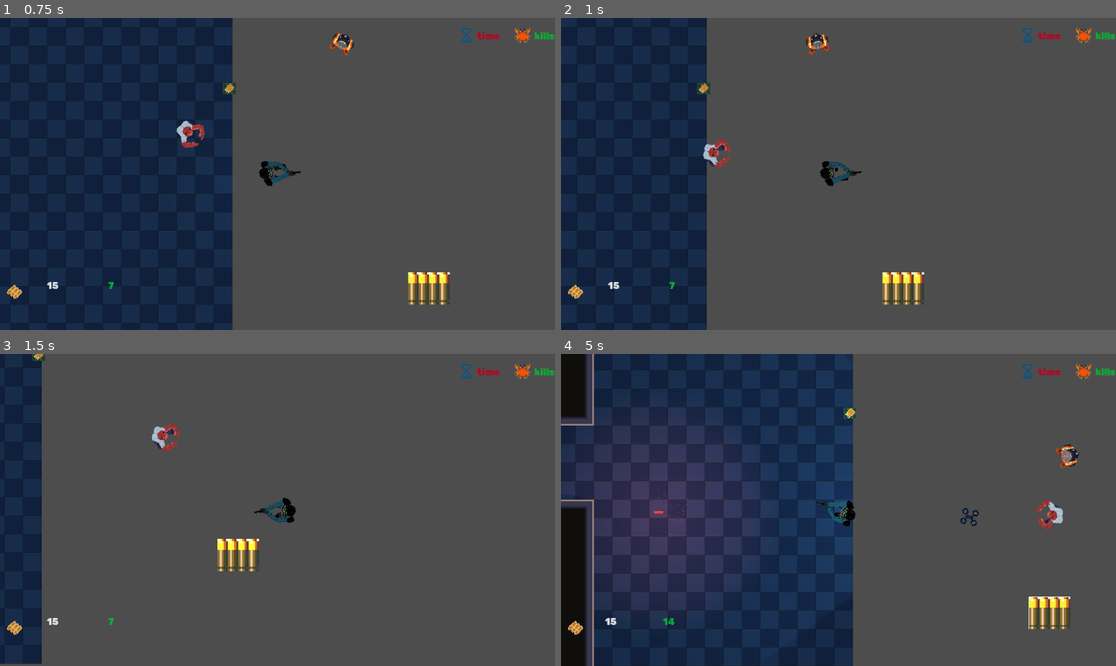
Above: before the commit, frames 1-4 (two rows, left to right).
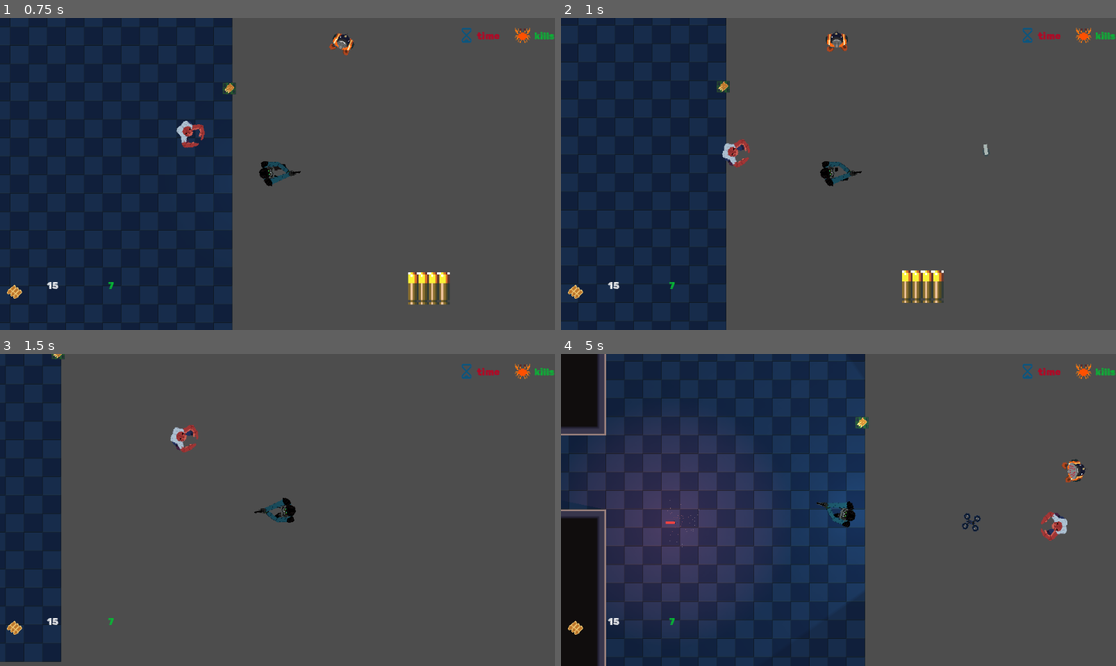
Above: after the commit, the same moments.

Repository: Fulgurata/Antibody
Game: Godot game, scene res://scenes/levels/level_one/LevelOne.tscn
Same seed, same stepped clock (60 frames per second), same inputs: the game is played once before the commit and once after it. This scene is started directly instead of the project's main scene. Sound files missing from this copy of the repository are replaced by a short silence.
Inputs (mouse positions are in pixels of both pictures, inside the frame that each line leads up to):
- Up to frame 1 (0.75 s): move the mouse to (399, 158) at 0.52 s; hold D (move_right) from 0.53 s (still down); hold E (interact) from 0.53 s (still down)
- Up to frame 2 (1 s): keep holding D (move_right); keep holding E (interact); tap Space (throw_knife, bound only after the commit) at 0.8 s
- Up to frame 3 (1.5 s): move the mouse to (166, 525) at 1.27 s; release D (move_right) at 1.28 s; release E (interact) at 1.28 s; hold S (move_down) from 1.28 s (still down); tap Space (throw_knife, bound only after the commit) at 1.35 s
- Up to frame 4 (5 s): tap E (interact) at 1.55, 3.05, 4.35 s; move the mouse to (894, 441) at 2.02 s; release S (move_down) at 2.03 s; hold D (move_right) 2.03-2.78 s; tap Shift (dodge) at 2.1 s; tap Space (throw_knife, bound only after the commit) at 2.3, 3.8 s; move the mouse to (810, 572) at 2.77 s; hold W (move_up) 2.78-3.53 s; tap Q (flare) at 2.85 s; move the mouse to (1005, 556) at 3.52 s; hold A (move_left) from 3.53 s (still down); tap 1 (give_ammo_dev) at 3.6 s; tap R (reload) at 4.15 s; move the mouse to (672, 463) at 4.27 s

Frame 1 is identical in both runs. In frame 2, 6.0% of the frame differs, in the area x 0-77%, y 0-100%; in frame 3, 5.1%; in frame 4, 9.8%, in the area x 0-95%, y 0-100%.
Error before the commit: Cannot call method 'play' on a null value. (res://scripts/pickups/ammo_pickup_gun.gd:20)

Commit message:
massive W
enemy 2 score fixed
added knife
interaction fixed
level trans fixed
ammo pick ups fixed
reduced camera shake

Diff:
--- /dev/null
+++ b/ammo_pickup.gd
@@ -0,0 +1,20 @@
+extends Area2D
+
+@export var ammo_type: String = "gun"  # Ammo type: "gun", "shotgun", or "assault_rifle"
+@export var ammo_amount: int = 7       # Ammo amount to give (e.g., magazine size)
+@onready var ammo_pickup_sound: AudioStreamPlayer2D = $ammo_pickup_sound
+
+var picked_up: bool = false
+
+func _on_area_entered(area: Area2D) -> void:
+	if picked_up == false:
+		if area.is_in_group("player"):
+			var gun: Node2D = get_tree().get_current_scene().find_child("Player").find_child("Gun")
+			#print("Adding ammo:", ammo_type, ammo_amount)
+			gun._on_ammo_pickup(ammo_type, ammo_amount) #Call add_ammo on the gun script
+			picked_up = true
+			ammo_pickup_sound.play()
+			await ammo_pickup_sound.finished
+			queue_free()  # Remove the pickup
+		else:
+			print("No gun script found on", area.name)
--- a/globals/EndLevel.tscn
+++ b/globals/EndLevel.tscn
@@ -8,6 +8,8 @@
 script = ExtResource("1_ft524")
 
 [node name="TransitionArea" type="Area2D" parent="."]
+collision_layer = 0
+collision_mask = 4
 
 [node name="TransitionCollision" type="CollisionShape2D" parent="TransitionArea"]
 position = Vector2(90.2781, 87.0599)
--- a/globals/end_level.gd
+++ b/globals/end_level.gd
@@ -1,20 +1,28 @@
 extends Node2D
 
 
-var NextLevel: String = "res://scenes/levels/Level2/level_2.tscn"
+var NextLevel: String = ""
 @onready var fader = get_tree().get_current_scene().find_child("Fade_Transition")
 @onready var faderanim = get_tree().get_current_scene().find_child("AnimationPlayer")
 @onready var fadetimer = get_tree().get_current_scene().find_child("EndLevelTimer")
+@onready var current_path = get_tree().get_current_scene().scene_file_path
 
 
 func _on_end_level_timer_timeout() -> void:
+	if current_path == "res://scenes/levels/top_side_level/top_side_level.tscn":
+		NextLevel = "res://scenes/levels/Level2/level_2.tscn"
+	elif current_path == "res://scenes/levels/Level2/level_2.tscn":
+		NextLevel = "res://scenes/levels/level_4/level_4.tscn"
+	elif current_path == "res://scenes/levels/level_4/level_4.tscn":
+		pass
 	print("congrats, next level")
 	get_tree().change_scene_to_file(NextLevel)
+	print(NextLevel)
 
 
 func _on_transition_area_area_entered(area: Area2D) -> void:
 	if area.is_in_group("player"):
-		var current_path: String = get_tree().get_current_scene().scene_file_path
+		current_path = get_tree().get_current_scene().scene_file_path
 		GameState.last_scene_path = current_path
 		fader.show()
 		faderanim.play("fade_out")
--- a/project.godot
+++ b/project.godot
@@ -106,6 +106,11 @@
 "events": [Object(InputEventKey,"resource_local_to_scene":false,"resource_name":"","device":-1,"window_id":0,"alt_press …(192 unchanged characters)…
 ]
 }
+throw_knife={
+"deadzone": 0.5,
+"events": [Object(InputEventKey,"resource_local_to_scene":false,"resource_name":"","device":-1,"window_id":0,"alt_pressed":false,"shift_pressed":false,"ctrl_pressed":false,"meta_pressed":false,"pressed":false,"keycode":0,"physical_keycode":32,"key_label":0,"unicode":32,"location":0,"echo":false,"script":null)
+]
+}
 
 [layer_names]
 
--- a/scenes/characters/enemy_one/Enemy.tscn
+++ b/scenes/characters/enemy_one/Enemy.tscn
@@ -737,6 +737,7 @@
 bus = &"SFX"
 
 [node name="interaction_area" parent="." instance=ExtResource("22_ago3p")]
+collision_mask = 0
 action_name = "kill"
 
 [node name="CollisionShape2D" type="CollisionShape2D" parent="interaction_area"]
--- a/scenes/characters/player/Player.tscn
+++ b/scenes/characters/player/Player.tscn
@@ -12,6 +12,7 @@
 [ext_resource type="Script" path="res://scripts/characters/player_scripts/state_machine/shooting_state.gd" id="6_pl56b"]
 [ext_resource type="Texture2D" uid="uid://bpskldhrfpk0u" path="res://scenes/characters/player/player_sprites/handgunplayer.png" id="7_34kgv"]
 [ext_resource type="Script" path="res://scripts/characters/player_scripts/state_machine/dodging_state.gd" id="7_prutj"]
+[ext_resource type="Texture2D" uid="uid://dcveepobrhyek" path="res://scenes/knife/player_throw.png" id="8_4hs3y"]
 [ext_resource type="Script" path="res://scripts/characters/player_scripts/state_machine/melee_atk_state.gd" id="8_gawsi"]
 [ext_resource type="Texture2D" uid="uid://814a3odbw3o" path="res://scenes/characters/player/player_sprites/Player-RifleWalk.png" id="8_iw8u2"]
 [ext_resource type="Texture2D" uid="uid://b504ew7falbs7" path="res://scenes/characters/player/player_sprites/Player-ShotgunWalk.png" id="9_ftp26"]
@@ -235,9 +236,29 @@
 "speed": 5.0
 }]
 
+[sub_resource type="CapsuleShape2D" id="CapsuleShape2D_3nvn1"]
+radius = 16.5575
+height = 42.52
+
 [sub_resource type="AtlasTexture" id="AtlasTexture_baew0"]
 atlas = ExtResource("7_34kgv")
 region = Rect2(0, 0, 65, 80)
+
+[sub_resource type="AtlasTexture" id="AtlasTexture_m5mt5"]
+atlas = ExtResource("8_4hs3y")
+region = Rect2(0, 0, 81, 82)
+
+[sub_resource type="AtlasTexture" id="AtlasTexture_20avi"]
+atlas = ExtResource("8_4hs3y")
+region = Rect2(81, 0, 81, 82)
+
+[sub_resource type="AtlasTexture" id="AtlasTexture_ny7sa"]
+atlas = ExtResource("8_4hs3y")
+region = Rect2(162, 0, 81, 82)
+
+[sub_resource type="AtlasTexture" id="AtlasTexture_8txdc"]
+atlas = ExtResource("8_4hs3y")
+region = Rect2(243, 0, 81, 82)
 
 [sub_resource type="AtlasTexture" id="AtlasTexture_350jp"]
 atlas = ExtResource("8_iw8u2")
@@ -256,6 +277,23 @@
 "loop": true,
 "name": &"Handgun",
 "speed": 8.0
+}, {
+"frames": [{
+"duration": 1.0,
+"texture": SubResource("AtlasTexture_m5mt5")
+}, {
+"duration": 1.0,
+"texture": SubResource("AtlasTexture_20avi")
+}, {
+"duration": 1.0,
+"texture": SubResource("AtlasTexture_ny7sa")
+}, {
+"duration": 1.0,
+"texture": SubResource("AtlasTexture_8txdc")
+}],
+"loop": false,
+"name": &"Knife_throw",
+"speed": 14.0
 }, {
 "frames": [{
 "duration": 1.0,
@@ -273,10 +311,6 @@
 "name": &"shotgun",
 "speed": 8.0
 }]
-
-[sub_resource type="CapsuleShape2D" id="CapsuleShape2D_3nvn1"]
-radius = 16.5575
-height = 42.52
 
 [sub_resource type="RectangleShape2D" id="RectangleShape2D_50qrt"]
 size = Vector2(80, 54)
@@ -866,12 +900,6 @@
 speed_scale = 1.7
 metadata/_edit_lock_ = true
 
-[node name="TopPlayerSprite" type="AnimatedSprite2D" parent="."]
-rotation = -1.5708
-sprite_frames = SubResource("SpriteFrames_k6w1e")
-animation = &"Handgun"
-frame_progress = 0.849648
-
 [node name="CollisionShape2D" type="CollisionShape2D" parent="." groups=["player"]]
 visibility_layer = 1029
 position = Vector2(2, 0)
@@ -902,6 +930,13 @@
 
 [node name="Gun" parent="." instance=ExtResource("12_pt774")]
 position = Vector2(39, 5)
+
+[node name="TopPlayerSprite" type="AnimatedSprite2D" parent="."]
+rotation = -1.5708
+sprite_frames = SubResource("SpriteFrames_k6w1e")
+animation = &"Knife_throw"
+frame = 3
+frame_progress = 1.0
 
 [node name="Area2D" type="Area2D" parent="." groups=["player"]]
 visibility_layer = 1025
--- /dev/null
+++ b/scenes/knife/knife.tscn
@@ -0,0 +1,137 @@
+[gd_scene load_steps=19 format=3 uid="uid://csbkpsb3cpgee"]
+
+[ext_resource type="Script" path="res://scripts/knife/knife.gd" id="1_y630t"]
+[ext_resource type="Texture2D" uid="uid://b4o3es0t844bf" path="res://scenes/knife/knifethrow.png" id="2_sblt2"]
+[ext_resource type="Texture2D" uid="uid://dhgwmu7hvg71" path="res://scenes/knife/knife.png" id="3_xpbma"]
+
+[sub_resource type="CircleShape2D" id="CircleShape2D_atde6"]
+radius = 11.0
+
+[sub_resource type="AtlasTexture" id="AtlasTexture_6ju5y"]
+atlas = ExtResource("2_sblt2")
+region = Rect2(0, 0, 32, 32)
+
+[sub_resource type="AtlasTexture" id="AtlasTexture_y65dn"]
+atlas = ExtResource("2_sblt2")
+region = Rect2(32, 0, 32, 32)
+
+[sub_resource type="AtlasTexture" id="AtlasTexture_booxq"]
+atlas = ExtResource("2_sblt2")
+region = Rect2(64, 0, 32, 32)
+
+[sub_resource type="AtlasTexture" id="AtlasTexture_juims"]
+atlas = ExtResource("2_sblt2")
+region = Rect2(96, 0, 32, 32)
+
+[sub_resource type="AtlasTexture" id="AtlasTexture_1uvwh"]
+atlas = ExtResource("2_sblt2")
+region = Rect2(128, 0, 32, 32)
+
+[sub_resource type="AtlasTexture" id="AtlasTexture_fbh6w"]
+atlas = ExtResource("2_sblt2")
+region = Rect2(160, 0, 32, 32)
+
+[sub_resource type="AtlasTexture" id="AtlasTexture_7lxrp"]
+atlas = ExtResource("2_sblt2")
+region = Rect2(192, 0, 32, 32)
+
+[sub_resource type="AtlasTexture" id="AtlasTexture_s7bw0"]
+atlas = ExtResource("2_sblt2")
+region = Rect2(224, 0, 32, 32)
+
+[sub_resource type="AtlasTexture" id="AtlasTexture_2brvf"]
+atlas = ExtResource("2_sblt2")
+region = Rect2(256, 0, 32, 32)
+
+[sub_resource type="AtlasTexture" id="AtlasTexture_prblk"]
+atlas = ExtResource("2_sblt2")
+region = Rect2(288, 0, 32, 32)
+
+[sub_resource type="AtlasTexture" id="AtlasTexture_kaaxc"]
+atlas = ExtResource("2_sblt2")
+region = Rect2(320, 0, 32, 32)
+
+[sub_resource type="SpriteFrames" id="SpriteFrames_xuc40"]
+animations = [{
+"frames": [{
+"duration": 1.0,
+"texture": SubResource("AtlasTexture_6ju5y")
+}, {
+"duration": 1.0,
+"texture": SubResource("AtlasTexture_y65dn")
+}, {
+"duration": 1.0,
+"texture": SubResource("AtlasTexture_booxq")
+}, {
+"duration": 1.0,
+"texture": SubResource("AtlasTexture_juims")
+}, {
+"duration": 1.0,
+"texture": SubResource("AtlasTexture_1uvwh")
+}, {
+"duration": 1.0,
+"texture": SubResource("AtlasTexture_fbh6w")
+}, {
+"duration": 1.0,
+"texture": SubResource("AtlasTexture_7lxrp")
+}, {
+"duration": 1.0,
+"texture": SubResource("AtlasTexture_s7bw0")
+}, {
+"duration": 1.0,
+"texture": SubResource("AtlasTexture_2brvf")
+}, {
+"duration": 1.0,
+"texture": SubResource("AtlasTexture_prblk")
+}, {
+"duration": 1.0,
+"texture": SubResource("AtlasTexture_kaaxc")
+}],
+"loop": true,
+"name": &"knife_thrown",
+"speed": 5.0
+}]
+
+[sub_resource type="RectangleShape2D" id="RectangleShape2D_cmvkn"]
+size = Vector2(29, 33)
+
+[sub_resource type="CircleShape2D" id="CircleShape2D_u8csn"]
+radius = 12.0
+
+[node name="knife" type="CharacterBody2D" groups=["knife"]]
+collision_layer = 256
+motion_mode = 1
+script = ExtResource("1_y630t")
+
+[node name="CollisionShape2D" type="CollisionShape2D" parent="."]
+shape = SubResource("CircleShape2D_atde6")
+
+[node name="AnimatedSprite2D" type="AnimatedSprite2D" parent="."]
+scale = Vector2(3, 3)
+sprite_frames = SubResource("SpriteFrames_xuc40")
+animation = &"knife_thrown"
+frame_progress = 0.177203
+speed_scale = 3.0
+
+[node name="Sprite2D" type="Sprite2D" parent="."]
+visible = false
+scale = Vector2(3, 3)
+texture = ExtResource("3_xpbma")
+
+[node name="knife_pickup" type="Area2D" parent="."]
+collision_layer = 0
+collision_mask = 4
+
+[node name="CollisionShape2D" type="CollisionShape2D" parent="knife_pickup"]
+position = Vector2(-0.5, -1.5)
+shape = SubResource("RectangleShape2D_cmvkn")
+debug_color = Color(0.962072, 1.44392e-06, 0.506698, 0.42)
+
+[node name="Hitbox" type="Area2D" parent="." groups=["bullet", "knife"]]
+collision_layer = 256
+
+[node name="CollisionShape2D" type="CollisionShape2D" parent="Hitbox"]
+shape = SubResource("CircleShape2D_u8csn")
+
+[connection signal="area_entered" from="knife_pickup" to="." method="_on_area_entered"]
+[connection signal="area_exited" from="knife_pickup" to="." method="_on_knife_pickup_area_exited"]
--- a/scenes/pickups/pistol_ammo_pickup.tscn
+++ b/scenes/pickups/pistol_ammo_pickup.tscn
@@ -1,6 +1,6 @@
 [gd_scene load_steps=5 format=3 uid="uid://jghdy6j7wkn3"]
 
-[ext_resource type="Script" path="res://scripts/pickups/ammo_pickup_gun.gd" id="1_3q7cd"]
+[ext_resource type="Script" path="res://scripts/pickups/gun_ammo_pickup.gd" id="1_8pbm0"]
 [ext_resource type="Texture2D" uid="uid://dltsihbec510w" path="res://scenes/pickups/pistol_ammo_pickup.png" id="2_osire"]
 [ext_resource type="AudioStream" uid="uid://daud5nyr6oqgg" path="res://scenes/pickups/ammo_pick_sound.ogg" id="3_b70s7"]
 
@@ -9,7 +9,7 @@
 
 [node name="pistol_ammo" type="Area2D"]
 visibility_layer = 5
-script = ExtResource("1_3q7cd")
+script = ExtResource("1_8pbm0")
 
 [node name="Sprite2D" type="Sprite2D" parent="."]
 position = Vector2(2.38419e-07, 1)
--- a/scenes/pickups/rifle_ammo_pickup.tscn
+++ b/scenes/pickups/rifle_ammo_pickup.tscn
@@ -1,6 +1,6 @@
 [gd_scene load_steps=5 format=3 uid="uid://c6mtvg7bxahma"]
 
-[ext_resource type="Script" path="res://scripts/pickups/ammo_pickup_gun.gd" id="1_wf484"]
+[ext_resource type="Script" path="res://scripts/pickups/rifle_ammo_pickup.gd" id="1_nctp5"]
 [ext_resource type="Texture2D" uid="uid://chlmc6l3ru3y4" path="res://scenes/pickups/rifle_ammo_pickup.png" id="2_yjy35"]
 [ext_resource type="AudioStream" uid="uid://daud5nyr6oqgg" path="res://scenes/pickups/ammo_pick_sound.ogg" id="3_n80dv"]
 
@@ -9,8 +9,7 @@
 
 [node name="rilfe_ammo" type="Area2D"]
 visibility_layer = 5
-script = ExtResource("1_wf484")
-ammo_type = "assault_rifle"
+script = ExtResource("1_nctp5")
 
 [node name="Sprite2D" type="Sprite2D" parent="."]
 position = Vector2(-1, 1)
--- a/scenes/pickups/shotgun_ammo_pickup.tscn
+++ b/scenes/pickups/shotgun_ammo_pickup.tscn
@@ -1,6 +1,6 @@
 [gd_scene load_steps=5 format=3 uid="uid://d0gjul4q40b6x"]
 
-[ext_resource type="Script" path="res://scripts/pickups/ammo_pickup_gun.gd" id="1_dik0v"]
+[ext_resource type="Script" path="res://scripts/pickups/shotgun_ammo_pickup.gd" id="1_nykgi"]
 [ext_resource type="Texture2D" uid="uid://djp7txuhkpsg7" path="res://scenes/pickups/shotgun_ammo_pickup.png" id="2_meg70"]
 [ext_resource type="AudioStream" uid="uid://daud5nyr6oqgg" path="res://scenes/pickups/ammo_pick_sound.ogg" id="3_tmatj"]
 
@@ -9,8 +9,7 @@
 
 [node name="shotgun_ammo" type="Area2D"]
 visibility_layer = 5
-script = ExtResource("1_dik0v")
-ammo_type = "shotgun"
+script = ExtResource("1_nykgi")
 
 [node name="Sprite2D" type="Sprite2D" parent="."]
 position = Vector2(2.38419e-07, 2)
--- a/scenes/pickups/shotgun_pickup.tscn
+++ b/scenes/pickups/shotgun_pickup.tscn
@@ -1,6 +1,6 @@
 [gd_scene load_steps=4 format=3 uid="uid://8bdqdmvwfiu4"]
 
-[ext_resource type="Script" path="res://scripts/pickups/ammo_pickup_gun.gd" id="1_t51ed"]
+[ext_resource type="Script" path="res://scripts/pickups/shotgun_pickup_gun.gd" id="1_jbr41"]
 [ext_resource type="Texture2D" uid="uid://b0h8u5qpwge02" path="res://scenes/pickups/gun_ammo_placeholder.png" id="2_vla8c"]
 
 [sub_resource type="CircleShape2D" id="CircleShape2D_kbe7f"]
@@ -8,7 +8,7 @@
 
 [node name="Shotgun_pickup" type="Area2D"]
 visibility_layer = 5
-script = ExtResource("1_t51ed")
+script = ExtResource("1_jbr41")
 
 [node name="Sprite2D" type="Sprite2D" parent="."]
 position = Vector2(3.875, 24.875)
--- a/scripts/characters/enemy_one_scripts/enemy_fallen.gd
+++ b/scripts/characters/enemy_one_scripts/enemy_fallen.gd
@@ -3,7 +3,9 @@
 @onready var interaction_area: InteractionArea = $"../interaction_area"
 
 
+
 func enter_state(enemy_node) -> void:
+	interaction_area.collision_mask = 3
 	InteractionManager.can_interact = true
 	interaction_area.visible = true
 	super(enemy_node) #call parent class method (player_state.gd class "PlayerState")
@@ -28,6 +30,7 @@
 
 func _on_interact():
 	print("i'm working")
+	InteractionManager.unregister_area(interaction_area)
 	enemy.enemy_sprite.play("enemy_one_stomp")
 	for shape in enemy.get_children():
 		if shape is Area2D:
--- a/scripts/characters/enemy_two/enemy_2.gd
+++ b/scripts/characters/enemy_two/enemy_2.gd
@@ -5,6 +5,9 @@
 @export var MIN_DISTANCE: float = 500.0
 @export var max_health: int = 2
 @onready var sprite: AnimatedSprite2D = $AnimatedSprite2D
+@onready var current_path: String = get_tree().get_current_scene().scene_file_path
+
+
 
 var death = false
 var current_state: Boss_State
@@ -45,6 +48,12 @@
 	sprite.play("Death")
 	print("Boss has been defeated.")
 	death = true
+	if current_path == "res://scenes/levels/top_side_level/top_side_level.tscn":
+		GameState.Level1KillCount += 1
+	elif current_path == "res://scenes/levels/Level2/level_2.tscn":
+		GameState.Level2KillCount += 1
+	elif current_path == "res://scenes/levels/level_4/level_4.tscn":
+		GameState.Level3KillCount += 1
 	for shape in self.get_children():
 		if shape is Area2D:
 			shape.queue_free()
--- a/scripts/characters/enemy_two/enemy_2.tscn
+++ b/scripts/characters/enemy_two/enemy_2.tscn
@@ -469,8 +469,10 @@
 rotation = -1.5708
 scale = Vector2(1.2, 1.2)
 sprite_frames = SubResource("SpriteFrames_7vlbv")
-animation = &"Idle"
+animation = &"Windup"
 autoplay = "Idle"
+frame = 26
+frame_progress = 1.0
 
 [node name="CollisionShape2D" type="CollisionShape2D" parent="."]
 position = Vector2(-4, 0)
--- a/scripts/characters/player_scripts/camera_2d.gd
+++ b/scripts/characters/player_scripts/camera_2d.gd
@@ -7,7 +7,7 @@
 @export var follow_node : Node2D # Node to follow (assign this to your player)
 
 var trauma : float = 0.0 # Current shake strength
-var trauma_power : int = 2 # Trauma exponent. Increase for more extreme shaking
+var trauma_power : int = 1 # Trauma exponent. Increase for more extreme shaking
 
 func _ready() -> void:
 	#? Randomize the game seed
--- a/scripts/characters/player_scripts/gun.gd
+++ b/scripts/characters/player_scripts/gun.gd
@@ -240,4 +240,4 @@
 	if weapon_type not in weapons:
 		weapons.append(weapon_type)
 		magazine_ammo[weapon_type] = starting_ammo
-		emit_signal("show_status_message", "Picked up a " + weapon_type + "!")
+		#emit_signal("show_status_message", "Picked up a " + weapon_type + "!")
--- a/scripts/characters/player_scripts/player.gd
+++ b/scripts/characters/player_scripts/player.gd
@@ -11,12 +11,15 @@
 var rotation_direction = 0
 var rotation_speed = 1.5
 var health = 10000
+var has_knife = true
+const KNIFE = preload("res://scenes/knife/knife.tscn")
 @onready var current_path: String = ""
 @onready var player_sprite: AnimatedSprite2D = $PlayerSprite
 @onready var fader = get_tree().get_current_scene().find_child("Fade_Transition")
 @onready var faderanim = get_tree().get_current_scene().find_child("AnimationPlayer")
 @onready var fadetimer = get_tree().get_current_scene().find_child("Fade_Timer")
 @onready var pausemenu = get_tree().get_current_scene().find_child("PauseMenu")
+@onready var top_player_sprite: AnimatedSprite2D = $TopPlayerSprite
 
 @onready var scoreUI: HBoxContainer = get_tree().get_current_scene().find_child("scoreUI")
 @onready var current_time: Label = get_tree().get_current_scene().find_child("current_time")
@@ -39,9 +42,22 @@
 	if current_state: #Ensure the new state exists
 		current_state.enter_state(self) # Enter the new state
 
+
+
 func _process(delta: float) -> void:
 	rotation = (get_global_mouse_position() - position).angle()#velocity.angle()
 	update_score_display()
+
+	if Input.is_action_just_pressed("throw_knife") and has_knife == true:
+		$TopPlayerSprite.play("Knife_throw")
+		has_knife = false
+		var knife= KNIFE.instantiate()
+		var facing_direction = Vector2(cos(self.rotation), sin(self.rotation))
+		knife.direction = facing_direction.normalized()
+		get_tree().root.add_child(knife)
+		knife.position = global_position
+		knife.rotation = global_rotation
+
 
 	if Input.is_action_just_pressed("pause"):
 		if paused == false:
@@ -63,7 +79,7 @@
 	if area.is_in_group("bullet") or area.is_in_group("enemyarea") or area.is_in_group("enemy"):
 		health -= 1
 		print("Hit! Health:", health)
-		$Camera2D.add_trauma(0.5)
+		$Camera2D.add_trauma(0.1)
 
 	if health <= 0:
 		#print("He dead Jim.")
@@ -100,3 +116,6 @@
 		GameState.Level3TimeScore = (jump_timer.time_left)
 		current_time.text = str(GameState.Level3TimeScore)
 		current_kills.text = str(GameState.Level3KillCount)
+
+func has_knife_fo_real() -> void:
+	has_knife = true
--- /dev/null
+++ b/scripts/knife/knife.gd
@@ -0,0 +1,43 @@
+extends CharacterBody2D
+
+@onready var sprite: AnimatedSprite2D = $AnimatedSprite2D
+@onready var sprite_2d: Sprite2D = $Sprite2D
+
+var direction: Vector2 = Vector2.ZERO
+const SPEED: float = 2000.0
+var picked_up: bool = true
+
+
+func _ready() -> void:
+	sprite.play("knife_thrown")
+	if direction != Vector2.ZERO:
+		rotation = direction.angle()
+
+func _physics_process(delta: float) -> void:
+	if direction != Vector2.ZERO:
+		#global_position += direction * SPEED * delta
+		velocity = direction * SPEED
+		var collision = move_and_collide(velocity * delta)
+		if collision:
+			var collided_body = collision.get_collider()
+			if not collided_body.is_in_group("player") and not collided_body.is_in_group("bullet") and not collided_body.is_in_group("knife"):
+				picked_up = false
+				sprite_2d.visible = true
+				sprite.visible = false
+
+
+
+func _on_area_entered(area: Area2D) -> void:
+	if picked_up == false:
+		if area.is_in_group("player"):
+			var player: CharacterBody2D = get_tree().get_current_scene().find_child("Player")
+			print(player)
+			player.has_knife_fo_real()
+			picked_up = true
+			queue_free()  # Remove the pickup
+		else:
+			print("No knife")
+
+
+func _on_knife_pickup_area_exited(_area: Area2D) -> void:
+	picked_up = false
--- /dev/null
+++ b/scripts/pickups/gun_ammo_pickup.gd
@@ -0,0 +1,20 @@
+extends Area2D
+
+@export var ammo_type: String = "gun"  # Ammo type: "gun", "shotgun", or "assault_rifle"
+@export var ammo_amount: int = 7       # Ammo amount to give (e.g., magazine size)
+@onready var ammo_pickup_sound: AudioStreamPlayer2D = $ammo_pickup_sound
+
+var picked_up: bool = false
+
+func _on_area_entered(area: Area2D) -> void:
+	if picked_up == false:
+		if area.is_in_group("player"):
+			var gun: Node2D = get_tree().get_current_scene().find_child("Player").find_child("Gun")
+			#print("Adding ammo:", ammo_type, ammo_amount)
+			gun._on_ammo_pickup(ammo_type, ammo_amount) #Call add_ammo on the gun script
+			picked_up = true
+			ammo_pickup_sound.play()
+			await ammo_pickup_sound.finished
+			queue_free()  # Remove the pickup
+		else:
+			print("No gun script found on", area.name)
--- /dev/null
+++ b/scripts/pickups/rifle_ammo_pickup.gd
@@ -0,0 +1,20 @@
+extends Area2D
+
+@export var ammo_type: String = "assault_rifle"  # Ammo type: "gun", "shotgun", or "assault_rifle"
+@export var ammo_amount: int = 10       # Ammo amount to give (e.g., magazine size)
+@onready var ammo_pickup_sound: AudioStreamPlayer2D = $ammo_pickup_sound
+
+var picked_up: bool = false
+
+func _on_area_entered(area: Area2D) -> void:
+	if picked_up == false:
+		if area.is_in_group("player"):
+			var gun: Node2D = get_tree().get_current_scene().find_child("Player").find_child("Gun")
+			#print("Adding ammo:", ammo_type, ammo_amount)
+			gun._on_ammo_pickup(ammo_type, ammo_amount) #Call add_ammo on the gun script
+			picked_up = true
+			ammo_pickup_sound.play()
+			await ammo_pickup_sound.finished
+			queue_free()  # Remove the pickup
+		else:
+			print("No gun script found on", area.name)
--- /dev/null
+++ b/scripts/pickups/shotgun_ammo_pickup.gd
@@ -0,0 +1,20 @@
+extends Area2D
+
+@export var ammo_type: String = "shotgun"  # Ammo type: "gun", "shotgun", or "assault_rifle"
+@export var ammo_amount: int = 3       # Ammo amount to give (e.g., magazine size)
+@onready var ammo_pickup_sound: AudioStreamPlayer2D = $ammo_pickup_sound
+
+var picked_up: bool = false
+
+func _on_area_entered(area: Area2D) -> void:
+	if picked_up == false:
+		if area.is_in_group("player"):
+			var gun: Node2D = get_tree().get_current_scene().find_child("Player").find_child("Gun")
+			#print("Adding ammo:", ammo_type, ammo_amount)
+			gun._on_ammo_pickup(ammo_type, ammo_amount) #Call add_ammo on the gun script
+			picked_up = true
+			ammo_pickup_sound.play()
+			await ammo_pickup_sound.finished
+			queue_free()  # Remove the pickup
+		else:
+			print("No gun script found on", area.name)
--- /dev/null
+++ b/scripts/pickups/shotgun_pickup_gun.gd
@@ -0,0 +1,22 @@
+extends Area2D
+
+  # Ammo type: "gun", "shotgun", or "assault_rifle"
+
+var picked_up: bool = false
+
+func _ready() -> void:
+	connect("body_entered", Callable(self, "_on_body_entered"))
+
+func _on_area_entered(area: Area2D) -> void:
+	print("Collision detected with:", area.name)
+	if picked_up == false:
+		if area.is_in_group("player"):
+			var gun: Node2D = get_tree().get_current_scene().find_child("Player").find_child("Gun")
+			if gun and gun.has_method("_on_weapon_pickup"):
+				gun._on_weapon_pickup("shotgun", 2)  # Unlock the weapon in the gun script
+				picked_up = true
+		   # weapon_pickup_sound.play()
+		  #  await weapon_pickup_sound.finished
+				queue_free()  # Remove the weapon pickup from the scene
+			else:
+				print("No gun script found or '_on_weapon_pickup' method missing.")
Not shown: 1 places in scenes/characters/player/Player.tscn that only renumber resources
Binary file added: scenes/knife/knife.png
Not shown, added: scenes/knife/knife.png.import
Binary file added: scenes/knife/knifethrow.png
Not shown, added: scenes/knife/knifethrow.png.import
Binary file added: scenes/knife/player_throw.png
Not shown, added: scenes/knife/player_throw.png.import
